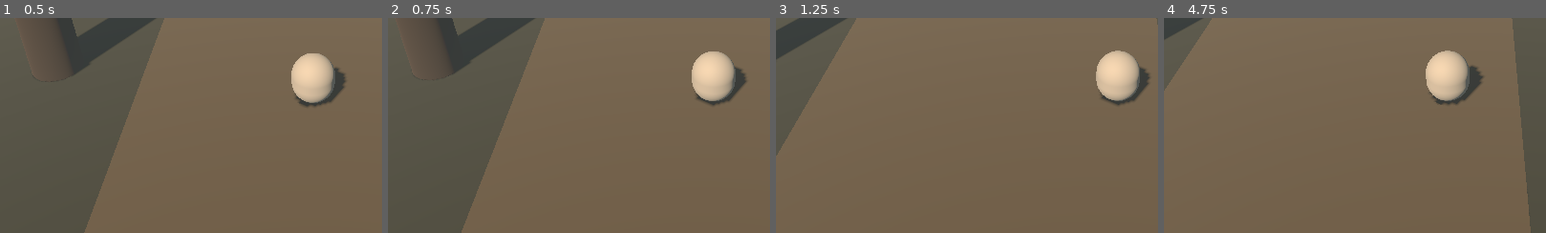
Above: before the commit, frames 1-4 (left to right).
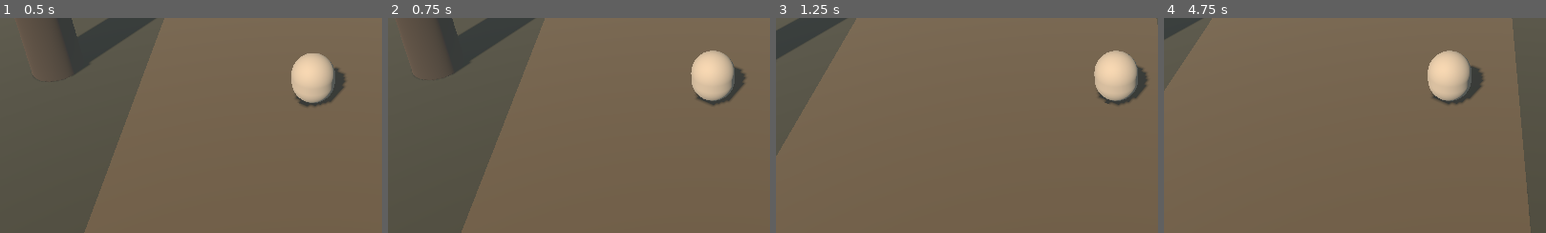
Above: after the commit, the same moments.

Repository: likop93/Tsukimori-Z-rt-Vil-g
Game: Godot game, scene res://scenes/main.tscn
Same seed, same stepped clock (60 frames per second), same inputs: the game is played once before the commit and once after it.
Inputs (mouse positions are % of the whole screen's width and height, from its top left):
- Up to frame 1 (0.5 s): no input
- Up to frame 2 (0.75 s): move the mouse to (72, 45) at 0.52 s; hold D from 0.53 s (still down); click (72, 45) at 0.67 s
- Up to frame 3 (1.25 s): keep holding D
- Up to frame 4 (4.75 s): move the mouse to (30, 55) at 1.27 s; release D at 1.28 s; hold S 1.28-2.03 s; move the mouse to (60, 28) at 2.02 s; hold D 2.03-2.78 s; move the mouse to (45, 70) at 2.77 s; hold W 2.78-3.53 s; click (45, 70) at 2.92 s; move the mouse to (80, 65) at 3.52 s; hold A from 3.53 s (still down); move the mouse to (20, 35) at 4.27 s
The pictures show only the part of the screen within x 9-59%, y 50-100%; the shares and areas given below are measured in that part.

Frame 1 is identical in both runs. In frame 2, 0.1% of the frame differs, in the area x 79-94%, y 15-39%; in frame 3, 0.4%; in frame 4, 0.5%, in the area x 68-84%, y 15-41%.
Error before the commit: Invalid access to property or key 'rotation' on a base object of type 'null instance'. (res://scripts/proxy_visual.gd:108)

Commit message:
Add motion layer for Akira proxy animation

Diff:
--- a/scenes/player/player.tscn
+++ b/scenes/player/player.tscn
@@ -22,7 +22,9 @@
 [node name="VisualRoot" type="Node3D" parent="."]
 script = ExtResource("3_proxy_visual")
 
-[node name="PlaceholderBody" type="MeshInstance3D" parent="VisualRoot"]
+[node name="MotionLayer" type="Node3D" parent="VisualRoot"]
+
+[node name="PlaceholderBody" type="MeshInstance3D" parent="VisualRoot/MotionLayer"]
 position = Vector3(0, 0.92, 0)
 mesh = SubResource("CapsuleMesh_player")
 
